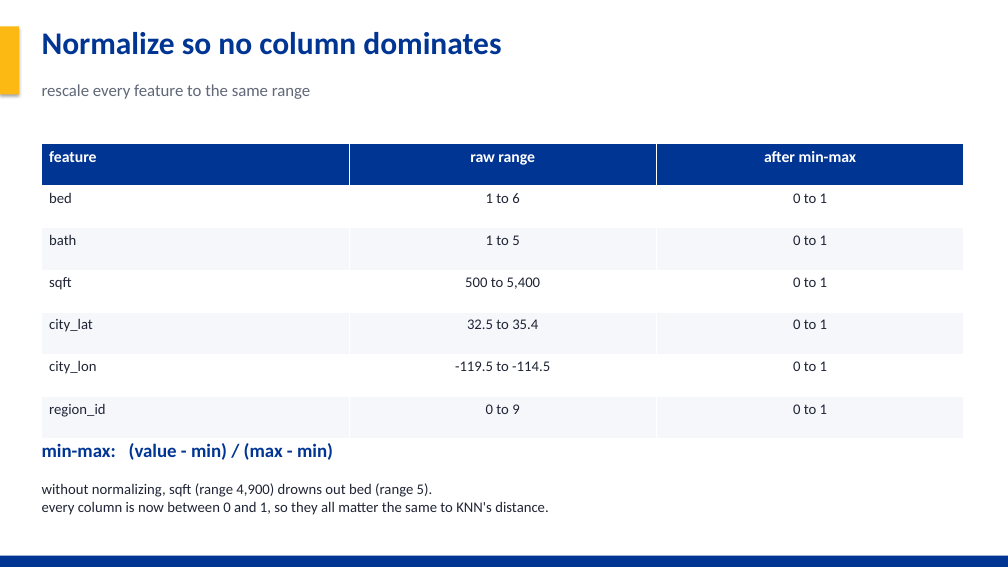
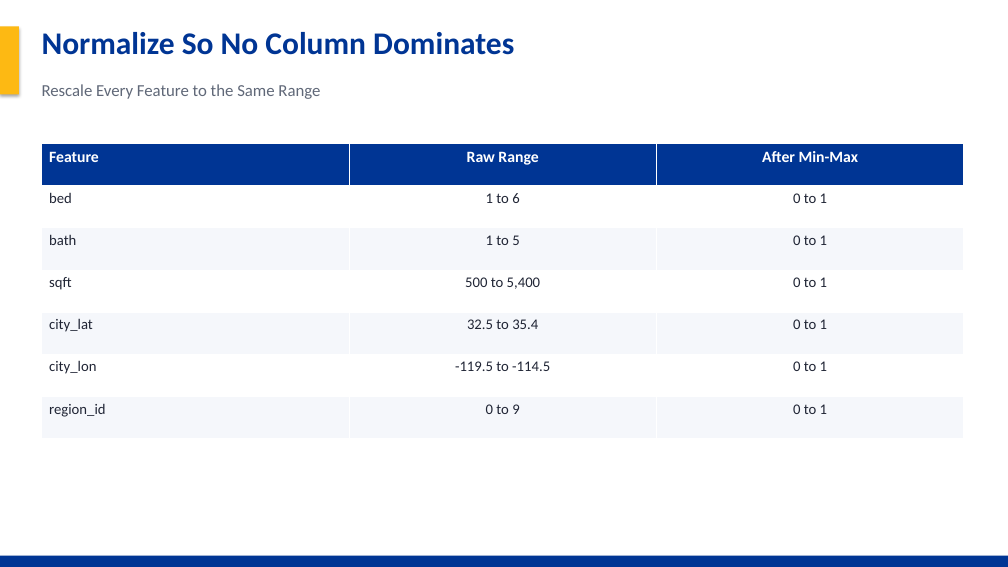
Before and after one commit to Noah-Gallego/house-price-4450-final, a slide deck: slide 10 of HousePrice_Final_Project.pptx (slide 9 before the commit). Drawn at 1008x567 pixels with LibreOffice and Linux fonts; fonts in the diff are those of the drawing. Boxes give left, top, right and bottom in pixels: in the first picture for what was removed or moved away, otherwise in the second. Text is boxed around its words. In the diff, an @@ line names an element or a change of style, - is before the commit and + after.

```diff
--- a/HousePrice_Final_Project.pptx
+++ b/HousePrice_Final_Project.pptx
@@ text at (x1=42, y1=32, x2=514, y2=55): text changed @@
-Normalize so no column dominates
+Normalize So No Column Dominates
@@ text at (x1=42, y1=84, x2=320, y2=99): text changed @@
-rescale every feature to the same range
+Rescale Every Feature to the Same Range
@@ table at (x1=42, y1=144, x2=965, y2=439) @@
-row 1: feature | raw range | after min-max
+row 1: Feature | Raw Range | After Min-Max
@@ text removed at (x1=42, y1=443, x2=333, y2=460) @@
-min-max: (value - min) / (max - min)
@@ text removed at (x1=42, y1=483, x2=548, y2=515) @@
-without normalizing, sqft (range 4,900) drowns out bed (range 5).
-every column is now between 0 and 1, so they all matter the same to KNN's distance.
```
Also in this commit, not shown: 22 other slides changed, 5 slides added, 2 slides removed, 9 other files.
